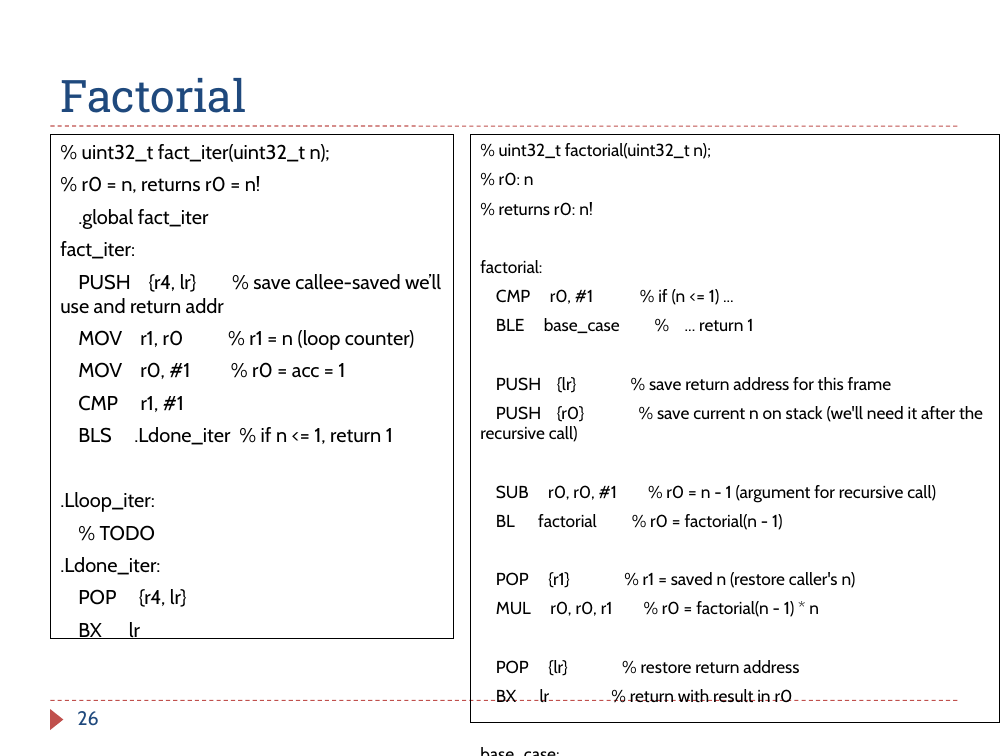
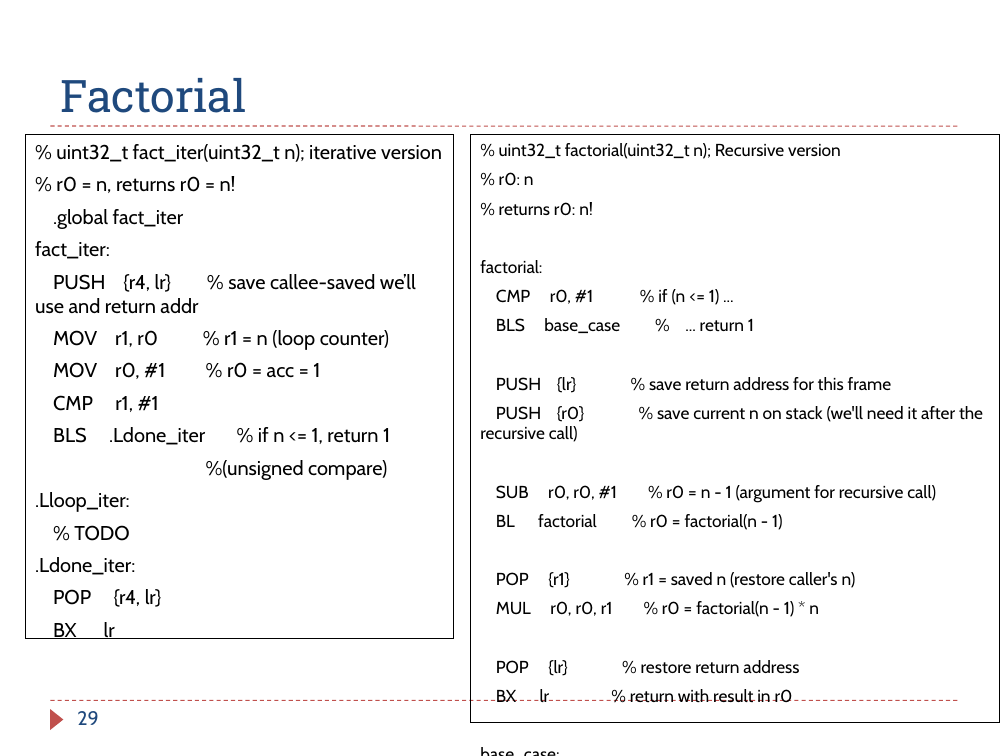
Before and after one commit to guhofstra/CSC111Fa25, a slide deck: slide 29 of PPTs/Ch8_ARM_Subroutines_Exercises ANS.pptx (slide 26 before the commit). Drawn at 1008x756 pixels with LibreOffice and Linux fonts; fonts in the diff are those of the drawing. Boxes give left, top, right and bottom in pixels: in the first picture for what was removed or moved away, otherwise in the second. Text is boxed around its words. In the diff, an @@ line names an element or a change of style, - is before the commit and + after.

```diff
--- a/PPTs/Ch8_ARM_Subroutines_Exercises ANS.pptx
+++ b/PPTs/Ch8_ARM_Subroutines_Exercises ANS.pptx
@@ text "% uint32_t fact_iter(uint32_t n); iterative ...": place and size @@
-text "% uint32_t fact_iter(uint32_t n); iterative ..." at [50,134,454,638]
+text "% uint32_t fact_iter(uint32_t n); iterative ..." at [25,134,454,638]
@@ text at [56,144,442,162]: text changed @@
-% uint32_t fact_iter(uint32_t n);
+% uint32_t fact_iter(uint32_t n); iterative version
@@ text in rectangle at [499,143,841,159]: text changed @@
-% uint32_t factorial(uint32_t n);
+% uint32_t factorial(uint32_t n); Recursive version
@@ text in rectangle at [496,318,754,333]: text changed @@
-BLE base_case % ... return 1
+BLS base_case % ... return 1
@@ text at [206,460,387,480]: paragraph added @@
+%(unsigned compare)
@@ page number at [77,711,98,725]: text changed @@
-26
+29
```
Also in this commit, not shown: 9 other slides changed, 1 slide added, 3 other files.
